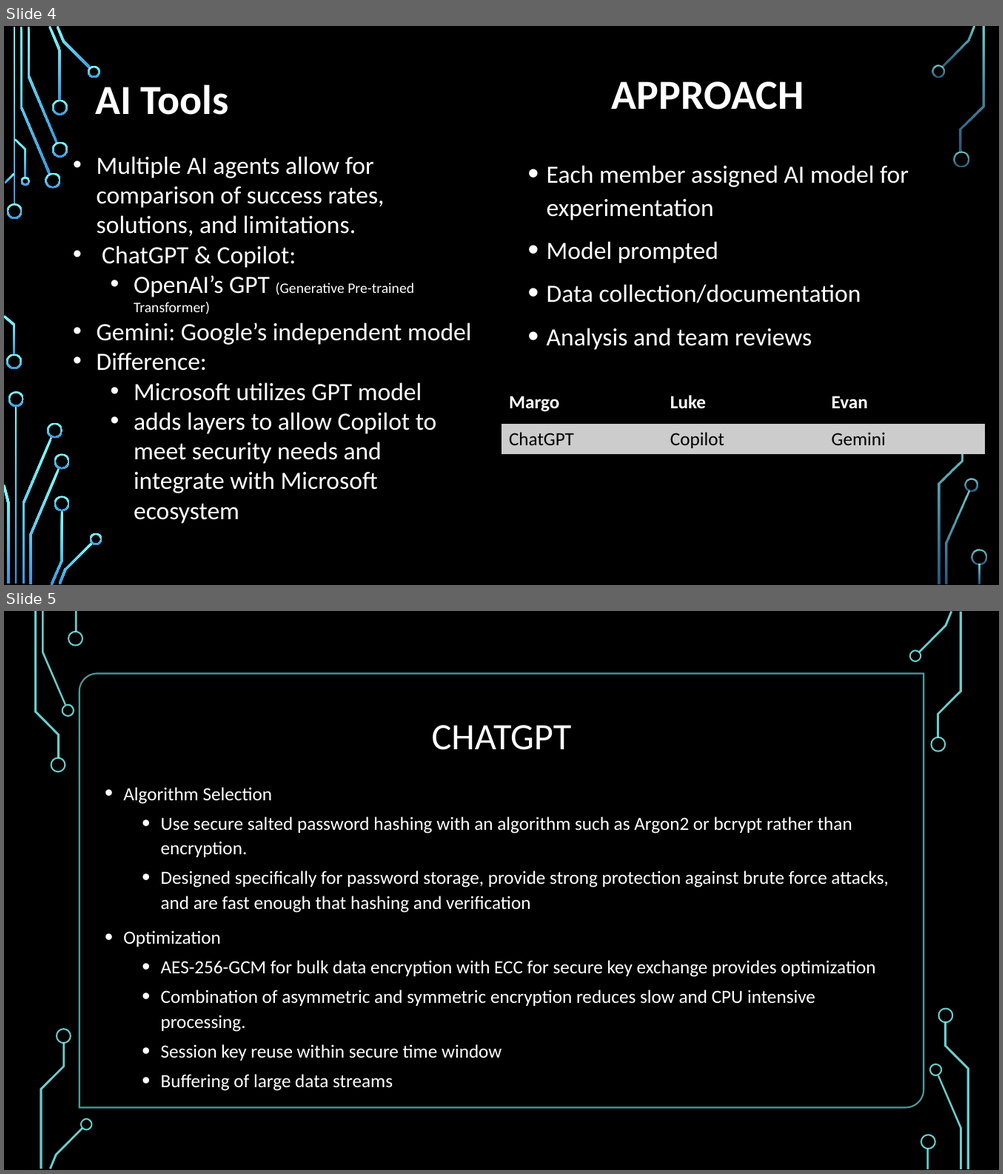
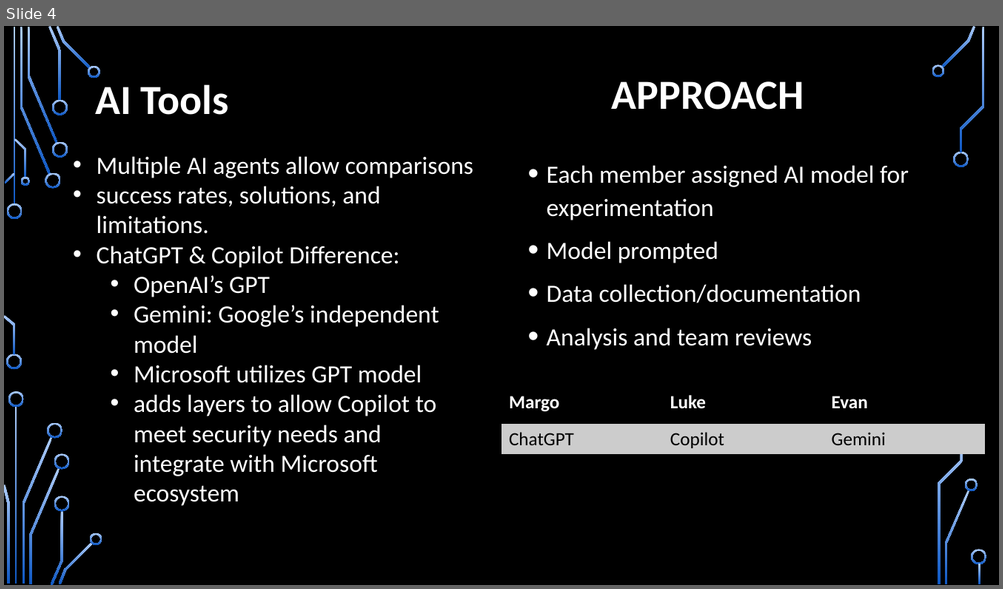
Before and after one commit to M0ck1ngjay178/CMSC-4200-AI, a slide deck: Project/slides/CMSC-4200-Group1-Project.pptx. Shown one above the other, each under a label of ours: slides 4 and 5 before the commit, slide 4 after it. The pictures are 1003x1174 and 1003x589 pixels, drawn with LibreOffice and Linux fonts; fonts in the diff are those of the drawing; background and template pictures are left out. Boxes give left, top, right and bottom in pixels: in the first picture for what was removed or moved away, otherwise in the second. Text is boxed around its words. In the diff, an @@ line names an element or a change of style, - is before the commit and + after.

```diff
--- a/Project/slides/CMSC-4200-Group1-Project.pptx
+++ b/Project/slides/CMSC-4200-Group1-Project.pptx
@@ slide 5 removed at [4, 611, 999, 1170], background picture (left out); not listed: 17 template elements that a slide beside it also shows @@
@@ rectangle removed at [4, 611, 999, 1170] @@
@@ group removed at [34, 611, 970, 1170]: 18 freeform shapes, 2 rectangles, 1 round diag rect @@
@@ title removed at [432, 725, 572, 750] @@
-CHATGPT
@@ text removed at [123, 787, 888, 1088] @@
-• Algorithm Selection
-  • Use secure salted password hashing with an algorithm such as Argon2 or bcrypt rather than encryption.
-  • Designed specifically for password storage, provide strong protection against brute force attacks, and are fast enough that hashing and verification
-• Optimization
-  • AES-256-GCM for bulk data encryption with ECC for secure key exchange provides optimization
-  • Combination of asymmetric and symmetric encryption reduces slow and CPU intensive processing.
-  • Session key reuse within secure time window
-  • Buffering of large data streams
@@ slide 4 changed as well @@
@@ fill gradient #82FFFF to #3D97DE to gradient #ACCBF9 to #0E58C4 in 35 elements at [7, 204, 22, 219], [6, 355, 22, 370], [20, 27, 51, 175], [45, 173, 61, 189], [27, 27, 57, 143], [48, 26, 62, 101], [52, 141, 68, 157], [52, 100, 68, 116], [57, 26, 91, 69], [88, 65, 101, 78], [5, 173, 15, 184], [4, 315, 15, 355], [14, 138, 26, 178], [20, 177, 29, 186], [15, 406, 17, 585], [22, 437, 52, 584], [8, 392, 24, 407], [4, 485, 9, 584], [47, 423, 63, 439], [29, 469, 60, 585], [51, 511, 63, 585], [54, 454, 70, 470], [54, 496, 70, 511], [59, 543, 93, 585], [90, 534, 102, 545], [941, 26, 976, 67], [931, 64, 944, 78], [953, 151, 969, 167], [945, 491, 970, 585], [965, 479, 978, 491], [960, 27, 984, 153], [937, 438, 963, 585], [971, 550, 987, 565], [979, 564, 981, 585], [13, 27, 15, 205] @@
@@ text at [96, 156, 473, 298]: text changed @@
-• Multiple AI agents allow for comparison of success rates, solutions, and limitations.
-• ChatGPT & Copilot:
-  • OpenAI’s GPT (Generative Pre-trained Transformer)
+• Multiple AI agents allow comparisons
+• success rates, solutions, and limitations.
+• ChatGPT & Copilot Difference:
+  • OpenAI’s GPT
@@ text at [134, 305, 439, 354]: list level 1 to 2 in "Gemini: Google’s independent model" @@
@@ text at [96, 352, 207, 371]: paragraph removed @@
-• Difference:
```
Also in this commit, not shown: 15 other slides changed, 1 other file.
